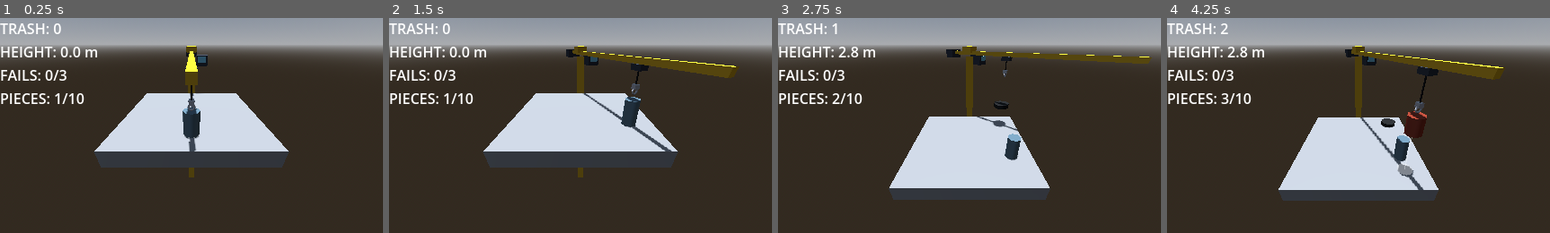
Above: before the commit, frames 1-4 (left to right).
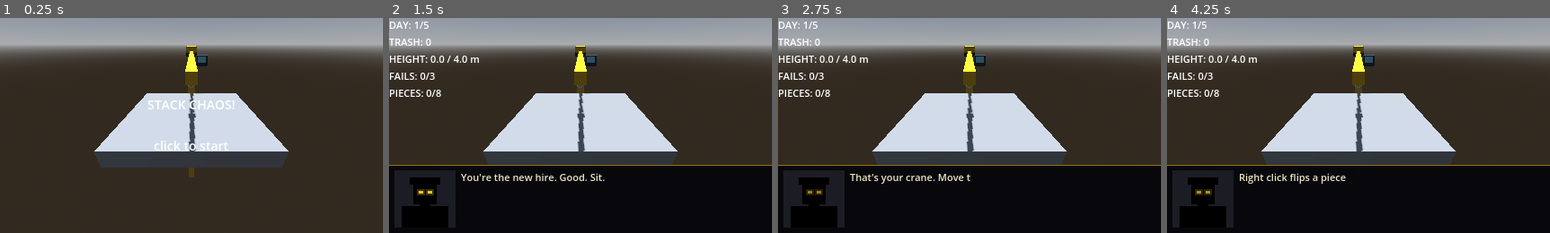
Above: after the commit, the same moments.

Repository: coconutTM/Stack-Chaos
Game: Godot game, scene res://scenes/main.tscn
The game is run twice, just before and just after one commit, with the same random seed, the same clock (stepped at 60 frames per second) and the same inputs.
Inputs (mouse positions are in pixels of both pictures, inside the frame that each line leads up to):
- Up to frame 1 (0.25 s): no input
- Up to frame 2 (1.5 s): tap Enter at 0.5 s; move the mouse to (664, 114) at 0.52 s; click (664, 114) at 0.67 s; drag from (503, 136) to (561, 168) at 1.27 s
- Up to frame 3 (2.75 s): move the mouse to (1007, 78) at 2.02 s; click (1007, 78) at 2.17 s
- Up to frame 4 (4.25 s): tap Enter at 2.75, 3.5 s; drag from (1339, 168) to (1243, 93) at 2.77 s; move the mouse to (1473, 157) at 3.52 s; click (1473, 157) at 3.67 s

The runs differ from the first frame. In frame 1, 3.1% of the frame differs, in the area x 0-62%, y 2-62%; in frame 2, 36%; in frame 3, 43%; in frame 4, 44%, in the area x 0-100%, y 1-100%.

Commit message:
Phase 2: days/quota, boss dialogue, title/fired/ending screens, piece bag
Also fixes pieces launching on release (clear kinematic velocity) and makes
block stickiness use stable clamped impulses.

Co-Authored-By: Claude Sonnet 5.5 <noreply@anthropic.com>

Diff:
--- /dev/null
+++ b/data/dialogue.gd
@@ -0,0 +1,83 @@
+class_name Dialogue
+extends RefCounted
+
+# บทพูดทั้งหมดของ boss (ภาษาอังกฤษ เพราะฟอนต์ไม่มีอักษรไทย) / แก้บทที่นี่ที่เดียว
+# ตัวแปรในข้อความใช้ได้: {day} {days} {quota} {pieces} {height} {fails} {max_fails}
+
+# ตอนต้นวัน (สั่งงาน) — วันที่ 1 เป็น tutorial
+const DAY_INTRO := {
+	1: [
+		"You're the new hire. Good. Sit.",
+		"That's your crane. Move the mouse to carry the trash. Left click to drop it.",
+		"Right click flips a piece on its side. Scroll the wheel to spin it.",
+		"Hold right click and drag to look around the pile.",
+		"The white circle shows where it will land. A red line means it's headed for the pit.",
+		"Stack to {quota} meters with {pieces} pieces. Lose {max_fails} pieces over the edge and you're done.",
+		"Don't disappoint me.",
+	],
+	2: [
+		"Day {day}. You're still here.",
+		"Quota is {quota} meters. {pieces} pieces.",
+		"Higher this time.",
+	],
+	3: [
+		"Day {day}. Management is watching.",
+		"{quota} meters. {pieces} pieces.",
+		"I don't repeat myself.",
+	],
+	4: [
+		"Day {day}. Some of the others didn't make it this far.",
+		"{quota} meters. {pieces} pieces. Don't make me look bad.",
+	],
+	5: [
+		"Last day.",
+		"{quota} meters. {pieces} pieces.",
+		"Do this and you'll see what the job really is.",
+	],
+}
+
+# ท้ายวัน — ผ่าน (วันที่ 5 ตามด้วย ENDING)
+const DAY_PASS := {
+	1: ["{height} meters. Acceptable.", "Come back tomorrow."],
+	2: ["{height} meters. Not bad for a rookie.", "Same time tomorrow."],
+	3: ["{height} meters. You're getting the hang of it.", "Don't get comfortable."],
+	4: ["{height} meters. Impressive.", "One more day."],
+	5: ["{height} meters.", "...Well done."],
+}
+
+# ท้ายวัน — โดนไล่ออก (แยกสาเหตุ)
+const FIRED_FAILS := [
+	"You dropped {fails} pieces.",
+	"Trash belongs on the pile. Not in the pit.",
+	"You're fired.",
+]
+const FIRED_PIECES := [
+	"Out of trash. Only {height} meters.",
+	"The quota was {quota}.",
+	"You're fired.",
+]
+
+# ฉากจบหลังผ่านวันสุดท้าย
+const ENDING := [
+	"Five days. Not one pile of trash fell on my watch.",
+	"You see, the pile was never meant to be finished.",
+	"Go home. Rest.",
+	"Tomorrow, we begin again.",
+]
+
+# คอมเมนต์ระหว่างวัน (สุ่มหนึ่งบรรทัดจากแต่ละหมวด)
+const COMMENTS := {
+	"tutorial_drop": ["Let it settle. Patience.", "Wait for it to stop moving."],
+	"tutorial_fail": ["That one's gone. Careful with the edge."],
+	"fail": ["There goes another one.", "Watch the edge.", "Was that on purpose?"],
+	"collapse": ["The whole pile just moved.", "Hm. It's falling apart.", "Is that what you call stacking?"],
+	"near": ["Almost there.", "A little more.", "Don't blow it now."],
+}
+
+
+# แทนค่าตัวแปร {name} ในทุกบรรทัด
+static func fmt(lines: Array, vars: Dictionary) -> Array:
+	var out: Array = []
+	for line in lines:
+		out.append(String(line).format(vars))
+	return out
--- /dev/null
+++ b/data/game_data.gd
@@ -0,0 +1,20 @@
+class_name GameData
+extends RefCounted
+
+# ค่าที่ต้องจูนของระบบวัน/โควต้า รวมไว้ที่เดียว (แก้ที่นี่ ไม่ต้องไปแก้ main.gd)
+# ความสูงเป็นพิกัดโลก (y) ไม่ใช่ความสูงเหนือพื้น: พื้นอยู่ที่ y ≈ 1.2 ดังนั้นกองสูง 3 เมตรจริงๆ ≈ 4.2
+
+const MAX_FAILS := 3          # หลุดกองครบกี่ชิ้นในวันเดียว = โดนไล่ออก
+const COLLAPSE_DROP := 1.0    # ยอดกองต่ำลงเกินนี้ (เมตร) จากสูงสุดของวัน = ถือว่ากองล้ม boss คอมเมนต์
+const NEAR_QUOTA := 1.0       # ห่างโควต้าไม่เกินนี้ (เมตร) = boss คอมเมนต์ว่าใกล้แล้ว
+const COMMENT_COOLDOWN := 6.0 # boss คอมเมนต์ระหว่างวันถี่สุดทุกกี่วินาที
+
+# height = โควต้าความสูง, pieces = จำนวนชิ้นที่ให้ใช้ (นับทุกชิ้นที่ spawn แม้จะหลุด)
+# tutorial = true เปิดคอมเมนต์สอนเล่นระหว่างวัน (วันที่ 1)
+const DAYS := [
+	{"height": 4.0, "pieces": 8, "tutorial": true},
+	{"height": 5.5, "pieces": 9},
+	{"height": 7.0, "pieces": 10},
+	{"height": 8.5, "pieces": 11},
+	{"height": 10.0, "pieces": 12},
+]
--- a/scripts/block.gd
+++ b/scripts/block.gd
@@ -7,9 +7,11 @@
 
 # ความหนืดที่ทำให้บล็อกที่ชิดกัน "ติด" กันเล็กน้อยคล้ายสไลม์ (หน่วง relative velocity
 # ของคู่ที่สัมผัสกันอยู่ ไม่ใช่แรงดึงดูดข้ามที่ว่าง) ยิ่งค่าสูง ยิ่งหนืด/กองง่ายขึ้น
+# หน่วย: อัตราต่อวินาที = สัดส่วนของ "ความเร็วสัมพัทธ์" ที่ถูกหน่วงทิ้งต่อวินาที (ยิ่งสูงยิ่งหนืด)
+# ใช้ impulse แบบจำกัดสัดส่วนไม่เกิน 1 ต่อเฟรม → นิ่งแม้ชิ้นเบา/มวลต่างกันมาก (แบบแรงตรงๆ เคยระเบิดกอง)
 const STICK_LINEAR := 12.0  # หน่วงการไถลระหว่างสองชิ้นที่แตะกัน
-const STICK_ANGULAR := 3.0  # หน่วงการโยก/หมุนสัมพัทธ์ระหว่างสองชิ้นที่แตะกัน
-const STICK_PULL := 6.0     # แรงดูดเข้าหากันเฉพาะตอนแตะกันอยู่ (แบบการ์ตูน ๆ ช่วยดึงชิ้นที่ไถลกลับ)
+const STICK_ANGULAR := 6.0  # หน่วงการโยก/หมุนสัมพัทธ์ระหว่างสองชิ้นที่แตะกัน
+const STICK_PULL := 6.0     # ความเร่งดูดเข้าหากัน (เมตร/วินาที²) เฉพาะตอนแตะกัน ช่วยดึงชิ้นที่ไถลกลับ
 
 const SCENES := {
 	Kind.CRATE: preload("res://scenes/blocks/block_crate.tscn"),
@@ -49,6 +51,10 @@
 func release() -> void:
 	released = true
 	_still_time = 0.0
+	# ตอนถูก freeze (kinematic) ความเร็วที่ค้างอยู่มาจากการขยับ/เทเลพอร์ตตำแหน่ง ไม่ใช่ความเร็วจริง
+	# ถ้าไม่ล้างตอนปล่อย ชิ้นจะพุ่งทะยานเหมือนถูกยิง (เคยเจอตอนปล่อยทันทีหลัง spawn)
+	linear_velocity = Vector3.ZERO
+	angular_velocity = Vector3.ZERO
 	freeze = false  # เริ่มให้ฟิสิกส์ทำงาน
 
 
@@ -73,7 +79,7 @@
 	if not released:
 		return
 
-	_apply_stickiness()
+	_apply_stickiness(delta)
 
 	if settled:
 		return
@@ -87,14 +93,23 @@
 
 # ให้บล็อกที่สัมผัสกันอยู่ "หนืดติด" กันเล็กน้อย โดยหน่วง linear/angular velocity
 # ที่ต่างกันระหว่างคู่ที่แตะกัน (ไม่ดึงข้ามที่ว่าง แตะกันก่อนถึงมีผล)
-func _apply_stickiness() -> void:
+func _apply_stickiness(delta: float) -> void:
+	var f := clampf(STICK_LINEAR * delta, 0.0, 0.5)
+	var fa := clampf(STICK_ANGULAR * delta, 0.0, 0.5)
 	for body in get_colliding_bodies():
 		var other := body as Block
 		if other == null or not other.released:
 			continue
-		apply_central_force((other.linear_velocity - linear_velocity) * STICK_LINEAR)
-		apply_torque((other.angular_velocity - angular_velocity) * STICK_ANGULAR)
-		# ดูดเข้าหาจุดกึ่งกลางของอีกชิ้น (สองฝั่งรันแยกกัน แรงจึงเท่ากันและตรงข้าม ไม่ดันกองลอย)
+		# สองฝั่งรันแยกกัน แต่ละฝั่งใช้ impulse ตามมวลลดรูป (reduced mass) ผลคือโมเมนตัมรวมคงที่
+		# และความเร็วสัมพัทธ์ลดลงสัดส่วน f ต่อเฟรม โดยไม่ขึ้นกับว่าชิ้นหนักหรือเบา
+		var mu := mass * other.mass / (mass + other.mass)
+		apply_central_impulse((other.linear_velocity - linear_velocity) * mu * f)
+
+		# หมุน: ใช้ inertia ของตัวเองครึ่งหนึ่งต่อฝั่ง (คร่าวๆ แต่จำกัดสัดส่วนจึงไม่เสถียรไม่ได้)
+		var inv_i := PhysicsServer3D.body_get_direct_state(get_rid()).inverse_inertia_tensor
+		apply_torque_impulse(inv_i.inverse() * ((other.angular_velocity - angular_velocity) * fa * 0.5))
+
+		# ดูดเข้าหาจุดกึ่งกลางของอีกชิ้นด้วยความเร็วเล็กน้อย (equal & opposite ตามมวลลดรูป)
 		var to_other := other.global_position - global_position
 		if to_other.length_squared() > 0.0001:
-			apply_central_force(to_other.normalized() * STICK_PULL)
+			apply_central_impulse(to_other.normalized() * mu * STICK_PULL * delta)
--- /dev/null
+++ b/scripts/dialogue_box.gd
@@ -0,0 +1,204 @@
+class_name DialogueBox
+extends CanvasLayer
+
+# กล่องข้อความของ boss: เงาร่างมืดๆ + ตาเรืองแสง พูดแบบพิมพ์ทีละตัวอักษร
+# - say(lines)    โหมดบล็อก: คลิกซ้ายเพื่อข้ามการพิมพ์ / ไปบรรทัดถัดไป (ใช้ await ได้)
+# - comment(text) โหมดคอมเมนต์: ไม่บล็อกเกม โผล่มาแล้วหุบเองใน COMMENT_HOLD วินาที
+
+signal finished   # say() อ่านครบทุกบรรทัดแล้ว
+signal blip       # ทุกครั้งที่พิมพ์ตัวอักษรเพิ่ม (Phase 6 เอาไปเล่นเสียงพึมพำ)
+
+const CHARS_PER_SEC := 45.0
+const COMMENT_HOLD := 2.5     # คอมเมนต์ค้างหลังพิมพ์ครบกี่วินาที
+const PANEL_H := 76.0
+const FONT_SIZE := 11
+const EYE_COLOR := Color(1.0, 0.85, 0.2)
+
+var _panel: Control
+var _label: Label
+var _hint: Label
+var _eyes: Array[ColorRect] = []
+var _glows: Array[ColorRect] = []
+
+var _lines: Array = []
+var _idx := 0
+var _chars := 0.0
+var _typing := false
+var _blocking := false
+var _comment_left := 0.0
+var _blink_in := 3.0
+var _blink_left := 0.0
+var _clock := 0.0
+
+
+func _ready() -> void:
+	layer = 10
+	_panel = Control.new()
+	_panel.mouse_filter = Control.MOUSE_FILTER_IGNORE
+	_panel.anchor_left = 0.0
+	_panel.anchor_right = 1.0
+	_panel.anchor_top = 1.0
+	_panel.anchor_bottom = 1.0
+	_panel.offset_top = -PANEL_H
+	_panel.offset_bottom = 0.0
+	add_child(_panel)
+
+	_rect(_panel, Rect2(0, 0, 0, 0), Color(0.02, 0.02, 0.04, 0.93)).set_anchors_and_offsets_preset(Control.PRESET_FULL_RECT)
+	var border := _rect(_panel, Rect2(0, 0, 0, 1), Color(0.55, 0.45, 0.1))
+	border.anchor_right = 1.0
+
+	_build_portrait()
+
+	_label = Label.new()
+	_label.mouse_filter = Control.MOUSE_FILTER_IGNORE
+	_label.anchor_right = 1.0
+	_label.anchor_bottom = 1.0
+	_label.offset_left = 80.0
+	_label.offset_top = 6.0
+	_label.offset_right = -8.0
+	_label.offset_bottom = -6.0
+	_label.autowrap_mode = TextServer.AUTOWRAP_WORD_SMART
+	_label.add_theme_font_size_override("font_size", FONT_SIZE)
+	_label.add_theme_color_override("font_color", Color(0.92, 0.9, 0.78))
+	_panel.add_child(_label)
+
+	_hint = Label.new()
+	_hint.mouse_filter = Control.MOUSE_FILTER_IGNORE
+	_hint.text = "click >"
+	_hint.anchor_left = 1.0
+	_hint.anchor_right = 1.0
+	_hint.anchor_top = 1.0
+	_hint.anchor_bottom = 1.0
+	_hint.offset_left = -48.0
+	_hint.offset_top = -16.0
+	_hint.add_theme_font_size_override("font_size", 8)
+	_hint.add_theme_color_override("font_color", Color(0.6, 0.5, 0.15))
+	_panel.add_child(_hint)
+
+	_panel.hide()
+
+
+# โหมดบล็อก: แสดงทีละบรรทัดจนครบ (เรียกด้วย await dialogue.say([...]))
+func say(lines: Array) -> void:
+	if lines.is_empty():
+		return
+	_blocking = true
+	_comment_left = 0.0
+	_lines = lines
+	_idx = 0
+	_show_text(_lines[0])
+	await finished
+
+
+# โหมดคอมเมนต์: ไม่บล็อก / ถ้ากำลังอยู่ในโหมดบล็อกจะไม่ทำอะไร
+func comment(text: String) -> void:
+	if _blocking:
+		return
+	_comment_left = COMMENT_HOLD
+	_show_text(text)
+
+
+func is_busy() -> bool:
+	return _blocking
+
+
+func _unhandled_input(event: InputEvent) -> void:
+	if not _blocking:
+		return
+	if event is InputEventMouseButton and event.pressed and event.button_index == MOUSE_BUTTON_LEFT:
+		get_viewport().set_input_as_handled()   # ไม่ให้ main.gd เห็นคลิกนี้ซ้ำ
+		_advance()
+
+
+func _process(delta: float) -> void:
+	if not _panel.visible:
+		return
+	_clock += delta
+	_animate_eyes(delta)
+
+	if _typing:
+		var before := int(_chars)
+		_chars += CHARS_PER_SEC * delta
+		var shown := mini(int(_chars), _label.text.length())
+		_label.visible_characters = shown
+		if shown > before:
+			blip.emit()
+		if shown >= _label.text.length():
+			_typing = false
+	elif not _blocking:
+		_comment_left -= delta
+		if _comment_left <= 0.0:
+			_panel.hide()
+
+	_hint.visible = _blocking and not _typing and fmod(_clock, 1.0) < 0.6
+
+
+func _show_text(text: String) -> void:
+	_label.text = text
+	_label.visible_characters = 0
+	_chars = 0.0
+	_typing = true
+	_panel.show()
+
+
+func _advance() -> void:
+	if _typing:
+		# คลิกระหว่างพิมพ์ = โชว์บรรทัดนี้ทั้งหมดทันที
+		_typing = false
+		_label.visible_characters = -1
+		return
+	_idx += 1
+	if _idx >= _lines.size():
+		_blocking = false
+		_panel.hide()
+		finished.emit()
+	else:
+		_show_text(_lines[_idx])
+
+
+# ตากะพริบเป็นครั้งคราว และเรืองแรงขึ้นตอนกำลังพูด
+func _animate_eyes(delta: float) -> void:
+	_blink_in -= delta
+	if _blink_in <= 0.0:
+		_blink_left = 0.12
+		_blink_in = randf_range(2.0, 5.0)
+	_blink_left = maxf(0.0, _blink_left - delta)
+
+	var open := _blink_left <= 0.0
+	var energy := 0.75 + 0.25 * sin(_clock * (14.0 if _typing else 3.0))
+	for i in _eyes.size():
+		_eyes[i].visible = open
+		_glows[i].visible = open
+		_eyes[i].color = EYE_COLOR * energy
+		_eyes[i].color.a = 1.0
+		_glows[i].color = Color(EYE_COLOR, 0.25 * energy)
+
+
+# เงาร่างบอส: หัว + หมวก + ไหล่ สีดำสนิทบนฉากหลังเทาเข้ม มีตาเหลืองสองดวง
+func _build_portrait() -> void:
+	var p := Control.new()
+	p.mouse_filter = Control.MOUSE_FILTER_IGNORE
+	p.position = Vector2(6, 6)
+	p.size = Vector2(68, 64)
+	_panel.add_child(p)
+
+	_rect(p, Rect2(0, 0, 68, 64), Color(0.11, 0.11, 0.14))        # ฉากหลัง
+	var black := Color(0.0, 0.0, 0.0)
+	_rect(p, Rect2(8, 40, 52, 24), black)                          # ไหล่
+	_rect(p, Rect2(28, 34, 12, 8), black)                          # คอ
+	_rect(p, Rect2(21, 12, 26, 26), black)                         # หัว
+	_rect(p, Rect2(17, 8, 34, 8), black)                           # หมวก/ปีกหมวก
+
+	for x in [27.0, 37.0]:
+		_glows.append(_rect(p, Rect2(x - 2, 21, 9, 7), Color(EYE_COLOR, 0.25)))
+		_eyes.append(_rect(p, Rect2(x, 23, 5, 3), EYE_COLOR))
+
+
+func _rect(parent: Control, r: Rect2, color: Color) -> ColorRect:
+	var c := ColorRect.new()
+	c.mouse_filter = Control.MOUSE_FILTER_IGNORE
+	c.position = r.position
+	c.size = r.size
+	c.color = color
+	parent.add_child(c)
+	return c
--- a/scripts/main.gd
+++ b/scripts/main.gd
@@ -1,15 +1,15 @@
 extends Node3D
 
-enum State { HOLDING, WAITING, GAME_OVER }
-
-const HOLD_GAP := 1.8     # บล็อกที่ถืออยู่ลอยเหนือยอดกองกี่เมตร (ยิ่งต่ำ ยิ่งตกแรงน้อย กองง่ายขึ้น)
+# ตัวคุมเกมหลัก: state machine ของวัน/ชิ้นขยะ
+# ค่าโควต้า/จำนวนชิ้น/บทพูดอยู่ใน data/game_data.gd และ data/dialogue.gd
+
+enum State { TITLE, DIALOGUE, HOLDING, WAITING, FIRED, ENDING }
+
+const HOLD_GAP := 1.8     # บล็อกที่ถือลอยเหนือยอดกองกี่เมตร (ยิ่งต่ำ ยิ่งตกแรงน้อย กองง่ายขึ้น)
 const BOUND := 3.0        # ขอบเขตที่เลื่อนบล็อกได้ (ตามขนาดพื้น)
 const KILL_Y := -4.0      # ตกต่ำกว่านี้ = ถือว่าชิ้นนั้นหลุดจากกอง
 const MAX_WAIT := 5.0     # รอบล็อกนิ่งนานสุดกี่วินาที
-const MAX_FAILS := 3      # หลุดกองครบกี่ชิ้น = แพ้ (ไม่เว้นฐาน ชิ้นแรกก็นับเหมือนกัน)
-const WIN_HEIGHT := 7.5   # กองสูงถึงเท่านี้ (เมตร) ก่อนของหมด = ชนะ
-const MAX_PIECES := 10    # ของให้ใช้แค่นี้ชิ้น (นับทุกชิ้นที่ spawn แม้จะหลุด) ใช้ครบแล้วยังไม่ถึง WIN_HEIGHT = แพ้
-const RESTART_DELAY := 0.3  # หน่วงหลังจบเกมกี่วินาทีก่อนรับคลิกเริ่มใหม่ (กันเผลอคลิกข้าม)
+const RESTART_DELAY := 0.3  # หน่วงหลังขึ้นหน้าจบก่อนรับคลิก (กันเผลอคลิกข้าม)
 
 @onready var camera: OrbitCamera = $Camera3D
 @onready var blocks_root: Node3D = $Blocks
@@ -18,16 +18,24 @@
 
 var crane: Crane
 var guide: DropGuide
-
-var state := State.HOLDING
+var dialogue: DialogueBox
+var bag := PieceBag.new()
+
+var state := State.TITLE
 var current: Block
-var score := 0
-var failed_attempts := 0
-var pieces_used := 0
-var won := false
+var day := 1
+var quota_height := 0.0
+var max_pieces := 0
+var score := 0              # ขยะที่วางสำเร็จตลอดการเล่นรอบนี้ (ข้ามวัน)
+var failed_attempts := 0    # หลุดกองในวันนี้
+var pieces_used := 0        # ชิ้นที่ spawn ในวันนี้
 var tower_top := 0.0
+var best_height := 0.0      # ยอดกองสูงสุดของวันนี้ ไว้จับว่ากองล้ม
 var wait_time := 0.0
-var _over_at_msec := 0   # เวลา (ms) ที่เกมจบ ใช้คุม RESTART_DELAY
+var _near_said := false
+var _first_drop_said := false
+var _comment_ready_at := 0   # เวลา (ms) ที่ boss คอมเมนต์ได้อีก
+var _screen_at_msec := 0     # เวลา (ms) ที่ขึ้นหน้าจบ ใช้คุม RESTART_DELAY
 
 
 func _ready() -> void:
@@ -35,10 +43,14 @@
 	add_child(crane)
 	guide = DropGuide.new()
 	add_child(guide)
+	dialogue = DialogueBox.new()
+	add_child(dialogue)
 	camera.tapped.connect(_on_camera_tapped)
-	game_over_label.hide()
-	spawn_block()
-	update_ui()
+
+	score_label.add_theme_font_size_override("font_size", 11)
+	game_over_label.add_theme_font_size_override("font_size", 14)
+	game_over_label.set_anchors_and_offsets_preset(Control.PRESET_FULL_RECT)
+	_show_title()
 
 
 func _process(delta: float) -> void:
@@ -55,7 +67,7 @@
 
 
 func _physics_process(delta: float) -> void:
-	if state == State.GAME_OVER:
+	if state != State.HOLDING and state != State.WAITING:
 		return
 
 	# ของชิ้นไหนหล่นตกขอบพื้น = หลุดจากกอง 1 ชิ้น (รวมฐานด้วย ไม่มีการยกเว้น)
@@ -66,11 +78,13 @@
 		b.queue_free()
 		failed_attempts += 1
 		update_ui()
-		if failed_attempts >= MAX_FAILS:
-			game_over()
+		if failed_attempts >= GameData.MAX_FAILS:
+			_end_day(false, "fails")
 			return
+		_comment("tutorial_fail" if _is_tutorial() else "fail")
 		if was_current:
-			# ชิ้นที่ถืออยู่หลุดไปตอนยังไม่ทันนิ่ง ไม่นับคะแนน ไปต่อชิ้นใหม่เลย (ถ้ายังมีของเหลือ)
+			# ชิ้นที่ปล่อยไปหลุดตอนยังไม่ทันนิ่ง ไม่นับคะแนน ไปต่อชิ้นใหม่เลย (ถ้ายังมีของเหลือ)
+			# current ถูก queue_free แล้ว ห้ามแตะต่อในเฟรมนี้ จึง return ทันที
 			_advance_or_end()
 			return
 
@@ -82,9 +96,10 @@
 			score += 1
 			recalc_tower_top()
 			update_ui()
-			if tower_top >= WIN_HEIGHT:
-				win()
+			if tower_top >= quota_height:
+				_end_day(true)
 				return
+			_comment_on_progress()
 			_advance_or_end()
 
 
@@ -92,24 +107,29 @@
 	if not (event is InputEventMouseButton and event.pressed):
 		return
 
-	if state == State.GAME_OVER:
-		var elapsed := (Time.get_ticks_msec() - _over_at_msec) / 1000.0
-		if event.button_index == MOUSE_BUTTON_LEFT and elapsed >= RESTART_DELAY:
-			get_tree().reload_current_scene()
-		return
-
-	if state != State.HOLDING:
-		return
-
-	match event.button_index:
-		MOUSE_BUTTON_LEFT:        # คลิกซ้าย = ปล่อย
-			current.release()
-			state = State.WAITING
-			wait_time = 0.0
-		MOUSE_BUTTON_WHEEL_UP:    # ลูกกลิ้ง = หมุน 45°
-			current.rotate_y(deg_to_rad(45))
-		MOUSE_BUTTON_WHEEL_DOWN:
-			current.rotate_y(deg_to_rad(-45))
+	match state:
+		State.TITLE:
+			if event.button_index == MOUSE_BUTTON_LEFT:
+				_start_run()
+		State.FIRED:
+			if event.button_index == MOUSE_BUTTON_LEFT and _screen_ready():
+				_start_run()
+		State.ENDING:
+			if event.button_index == MOUSE_BUTTON_LEFT and _screen_ready():
+				_show_title()
+		State.HOLDING:
+			match event.button_index:
+				MOUSE_BUTTON_LEFT:        # คลิกซ้าย = ปล่อย
+					current.release()
+					state = State.WAITING
+					wait_time = 0.0
+					if _is_tutorial() and not _first_drop_said:
+						_first_drop_said = true
+						_comment("tutorial_drop")
+				MOUSE_BUTTON_WHEEL_UP:    # ลูกกลิ้ง = หมุน 45°
+					current.rotate_y(deg_to_rad(45))
+				MOUSE_BUTTON_WHEEL_DOWN:
+					current.rotate_y(deg_to_rad(-45))
 
 
 # คลิกขวาสั้นๆ (ไม่ลาก) = พลิกชิ้นที่ถือตะแคง 90° / ลากค้าง = หมุนกล้อง (orbit_camera.gd)
@@ -118,19 +138,100 @@
 		current.rotate_z(deg_to_rad(90))
 
 
-# ไปชิ้นถัดไปถ้ายังมีของเหลือ ไม่งั้นใช้ของครบ MAX_PIECES แล้วยังไม่ถึง WIN_HEIGHT = แพ้
+# ---------- วัน / รอบการเล่น ----------
+
+func _start_run() -> void:
+	day = 1
+	score = 0
+	game_over_label.hide()
+	_start_day()
+
+
+func _start_day() -> void:
+	var d: Dictionary = GameData.DAYS[day - 1]
+	quota_height = d.height
+	max_pieces = d.pieces
+
+	for b in blocks_root.get_children():
+		b.queue_free()
+	current = null
+	tower_top = 0.0
+	best_height = 0.0
+	failed_attempts = 0
+	pieces_used = 0
+	_near_said = false
+	_first_drop_said = false
+	_comment_ready_at = 0
+	score_label.show()
+	update_ui()
+
+	state = State.DIALOGUE
+	await dialogue.say(_lines(Dialogue.DAY_INTRO[day]))
+	spawn_block()
+
+
+# จบวัน: ผ่าน → boss พูด → วันต่อไป (หรือฉากจบ) / ไม่ผ่าน → โดนไล่ออก
+func _end_day(passed: bool, reason := "") -> void:
+	state = State.DIALOGUE
+	for b in blocks_root.get_children():
+		var blk := b as Block
+		if blk:
+			blk.freeze_in_place()   # หยุดฟิสิกส์ ไม่ให้กองกลิ้งต่อระหว่าง boss พูด
+
+	if not passed:
+		await dialogue.say(_lines(Dialogue.FIRED_FAILS if reason == "fails" else Dialogue.FIRED_PIECES))
+		_show_screen("YOU'RE FIRED!\nDAY %d\nHEIGHT: %.1f / %.1f m\nDROPPED: %d PIECES\n\nclick to start over" % [
+			day, tower_top, quota_height, failed_attempts
+		])
+		state = State.FIRED
+		return
+
+	await dialogue.say(_lines(Dialogue.DAY_PASS[day]))
+	if day >= GameData.DAYS.size():
+		await dialogue.say(_lines(Dialogue.ENDING))
+		_show_screen("SHIFT COMPLETE\nTRASH STACKED: %d\n\nclick to return to title" % score)
+		state = State.ENDING
+	else:
+		day += 1
+		_start_day()
+
+
+func _show_title() -> void:
+	state = State.TITLE
+	for b in blocks_root.get_children():
+		b.queue_free()
+	current = null
+	tower_top = 0.0
+	score_label.hide()
+	_show_screen("STACK CHAOS!\n\nclick to start")
+
+
+func _show_screen(text: String) -> void:
+	game_over_label.text = text
+	game_over_label.show()
+	_screen_at_msec = Time.get_ticks_msec()
+
+
+func _screen_ready() -> bool:
+	return (Time.get_ticks_msec() - _screen_at_msec) / 1000.0 >= RESTART_DELAY
+
+
+# ---------- ชิ้นขยะ ----------
+
+# ไปชิ้นถัดไปถ้ายังมีของเหลือ ไม่งั้นใช้ของครบแล้วยังไม่ถึงโควต้า = แพ้
 func _advance_or_end() -> void:
-	if pieces_used >= MAX_PIECES:
-		game_over()
+	if pieces_used >= max_pieces:
+		_end_day(false, "pieces")
 	else:
 		spawn_block()
 
 
 func spawn_block() -> void:
 	pieces_used += 1
-	current = Block.spawn(randi() % Block.KIND_COUNT)
+	current = Block.spawn(bag.next())
+	# ตั้งตำแหน่งก่อน add_child ไม่ให้ชิ้นเทเลพอร์ตจาก (0,0,0) ขึ้นมา (blocks_root อยู่ที่จุดกำเนิด)
+	current.position = Vector3(0, tower_top + HOLD_GAP, 0)
 	blocks_root.add_child(current)
-	current.global_position = Vector3(0, tower_top + HOLD_GAP, 0)
 	state = State.HOLDING
 	update_ui()
 
@@ -160,34 +261,49 @@
 	tower_top = top
 
 
+# ---------- boss คอมเมนต์ระหว่างวัน ----------
+
+func _is_tutorial() -> bool:
+	return GameData.DAYS[day - 1].get("tutorial", false)
+
+
+# เช็คกองล้ม / ใกล้ถึงโควต้า หลังชิ้นล่าสุดนิ่ง
+func _comment_on_progress() -> void:
+	if tower_top > best_height:
+		best_height = tower_top
+	elif tower_top < best_height - GameData.COLLAPSE_DROP:
+		best_height = tower_top
+		_comment("collapse")
+		return
+	if not _near_said and tower_top >= quota_height - GameData.NEAR_QUOTA:
+		_near_said = true
+		_comment("near")
+
+
+func _comment(key: String) -> void:
+	var now := Time.get_ticks_msec()
+	if now < _comment_ready_at or dialogue.is_busy():
+		return
+	_comment_ready_at = now + int(GameData.COMMENT_COOLDOWN * 1000.0)
+	var pool: Array = Dialogue.COMMENTS[key]
+	dialogue.comment(_lines([pool.pick_random()])[0])
+
+
+# แทนตัวแปร {quota} ฯลฯ ในบทพูด
+func _lines(lines: Array) -> Array:
+	return Dialogue.fmt(lines, {
+		"day": day,
+		"days": GameData.DAYS.size(),
+		"quota": "%.1f" % quota_height,
+		"pieces": max_pieces,
+		"height": "%.1f" % tower_top,
+		"fails": failed_attempts,
+		"max_fails": GameData.MAX_FAILS,
+	})
+
+
 func update_ui() -> void:
-	score_label.text = "TRASH: %d\nHEIGHT: %.1f m\nFAILS: %d/%d\nPIECES: %d/%d" % [
-		score, tower_top, failed_attempts, MAX_FAILS, pieces_used, MAX_PIECES
+	score_label.text = "DAY: %d/%d\nTRASH: %d\nHEIGHT: %.1f / %.1f m\nFAILS: %d/%d\nPIECES: %d/%d" % [
+		day, GameData.DAYS.size(), score, tower_top, quota_height,
+		failed_attempts, GameData.MAX_FAILS, pieces_used, max_pieces
 	]
-
-
-# ใช้ร่วมกันทั้งชนะ/แพ้: เปลี่ยนสถานะ จับเวลา และหยุดฟิสิกส์ของทุกชิ้น
-func _end_game() -> void:
-	state = State.GAME_OVER
-	_over_at_msec = Time.get_ticks_msec()
-	for b in blocks_root.get_children():
-		var blk := b as Block
-		if blk:
-			blk.freeze_in_place()
-
-
-func win() -> void:
-	won = true
-	_end_game()
-	game_over_label.text = "QUOTA MET!\nHEIGHT: %.1f m\nPIECES USED: %d/%d\n\nclick to play again" % [
-		tower_top, pieces_used, MAX_PIECES
-	]
-	game_over_label.show()
-
-
-func game_over() -> void:
-	_end_game()
-	game_over_label.text = "YOU'RE FIRED!\nHEIGHT: %.1f m\nDROPPED: %d PIECES\nUSED: %d/%d\n\nclick to retry" % [
-		tower_top, failed_attempts, pieces_used, MAX_PIECES
-	]
-	game_over_label.show()
--- /dev/null
+++ b/scripts/piece_bag.gd
@@ -0,0 +1,26 @@
+class_name PieceBag
+extends RefCounted
+
+# สุ่มชนิดขยะแบบ "ถุง": ใส่ครบทุกชนิดอย่างละชิ้น สลับแล้วหยิบทีละชิ้น หมดค่อยเติมใหม่
+# → ไม่ซ้ำเกินไป และได้ครบทุกชนิดสม่ำเสมอ
+
+var _bag: Array[int] = []
+var _last := -1
+
+
+func next() -> int:
+	if _bag.is_empty():
+		_refill()
+	_last = _bag.pop_back()
+	return _last
+
+
+func _refill() -> void:
+	for kind in Block.KIND_COUNT:
+		_bag.append(kind)
+	_bag.shuffle()
+	# ชิ้นแรกของถุงใหม่ (หยิบจากท้าย) ต้องไม่ซ้ำกับชิ้นสุดท้ายที่เพิ่งหยิบ
+	if _bag.size() > 1 and _bag.back() == _last:
+		var tmp: int = _bag[0]
+		_bag[0] = _bag.back()
+		_bag[_bag.size() - 1] = tmp
Not shown, added: data/dialogue.gd.uid
Not shown, added: data/game_data.gd.uid
Not shown, added: scripts/dialogue_box.gd.uid
Not shown, added: scripts/piece_bag.gd.uid
Not shown, changed: CLAUDE.md
